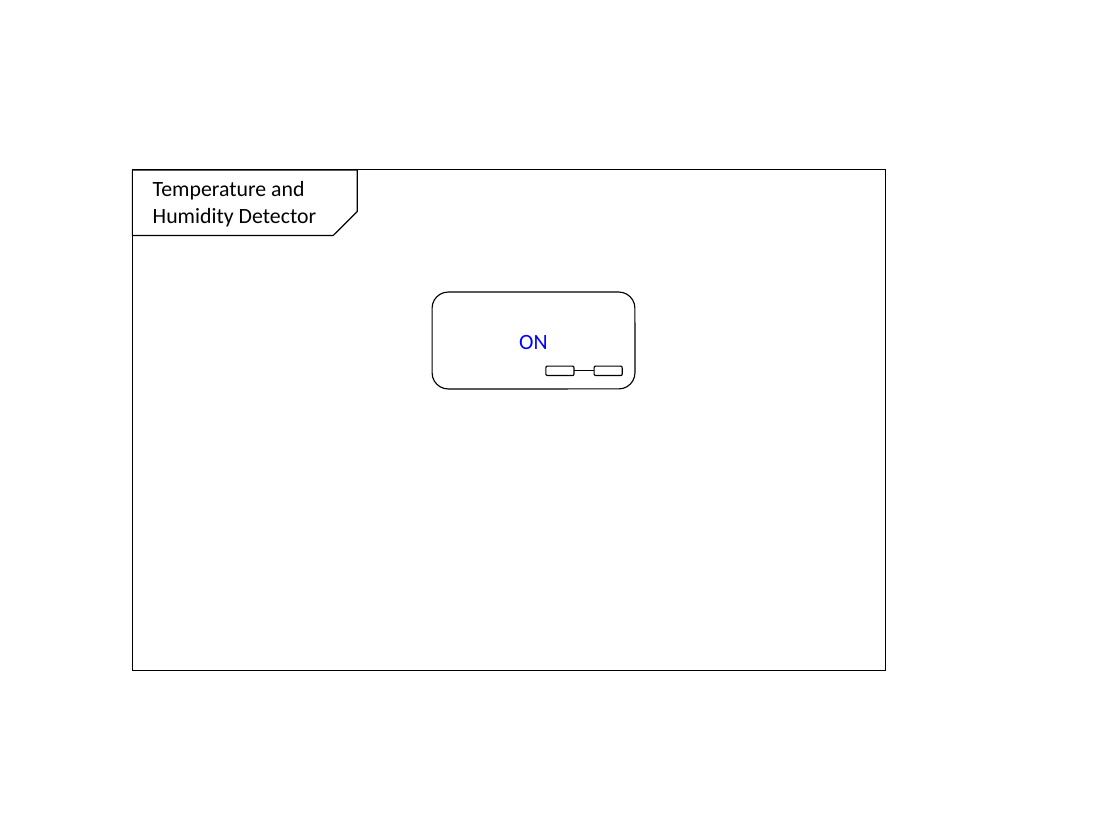
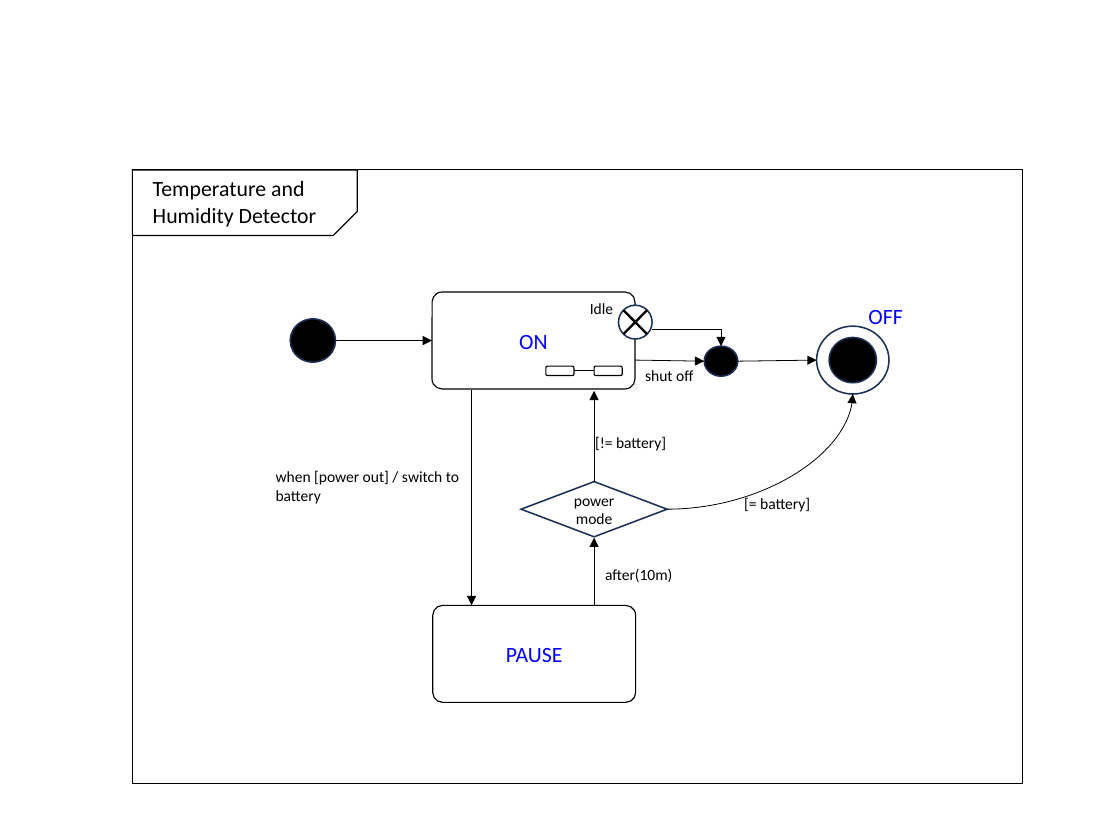
Before and after one commit to NathanGrenier/SOEN-331, a slide deck: slide 1 of Assignment3/Patel-Grenier.pptx. Drawn at 1120x840 pixels with LibreOffice and Linux fonts; fonts in the diff are those of the drawing. Boxes give left, top, right and bottom in pixels: in the first picture for what was removed or moved away, otherwise in the second. Text is boxed around its words. In the diff, an @@ line names an element or a change of style, - is before the commit and + after.

```diff
--- a/Assignment3/Patel-Grenier.pptx
+++ b/Assignment3/Patel-Grenier.pptx
@@ rectangle: place and size @@
-rectangle at [132, 169, 886, 670]
+rectangle at [132, 169, 1023, 784]
@@ rounded rectangle "ON" at [432, 292, 635, 390]: proportions changed @@
@@ ellipse added at [290, 319, 336, 363], fill #000000, outline #1E3256 1 pt @@
@@ text added at [590, 303, 613, 314], 10 pt, text #000000 @@
+Idle
@@ ellipse added at [618, 306, 652, 339], fill #FFFFFF, outline #1E3256 1 pt @@
@@ line added from (624, 334) to (647, 310), #000000 1.5 pt @@
@@ line added from (624, 310) to (647, 334), #000000 1.5 pt @@
@@ elbow arrow added from (652, 329) to (721, 346), #000000 0.5 pt @@
@@ ellipse added at [816, 326, 889, 394], outline #1E3256 1 pt @@
@@ text added at [868, 310, 902, 330], 14 pt, text #0000FF @@
+OFF
@@ curved arrow added from (336, 340) to (432, 340), #000000 0.5 pt @@
@@ ellipse added at [704, 346, 738, 376], fill #000000, outline #1E3256 1 pt @@
@@ ellipse added at [829, 337, 876, 382], fill #000000, outline #1E3256 1 pt @@
@@ arrow added from (635, 361) to (704, 362), #000000 0.5 pt @@
@@ text added at [645, 370, 693, 381], 10 pt, text #000000 @@
+shut off
@@ arrow added from (738, 362) to (816, 361), #000000 0.5 pt @@
@@ arrow added from (472, 390) to (472, 605), #000000 0.5 pt @@
@@ arrow added from (594, 482) to (594, 391), #000000 0.5 pt @@
@@ curved arrow added from (668, 510) to (852, 394), #000000 0.5 pt @@
@@ text added at [616, 436, 666, 451], 10 pt, text #000000 @@
+[!= battery]
@@ text added at [276, 470, 459, 504], 10 pt, text #000000 @@
+when [power out] / switch to battery
@@ diamond added at [521, 482, 666, 536], outline #1E3256 1 pt, 10 pt, text #000000 @@
+power mode
@@ text added at [760, 497, 810, 512], 10 pt, text #000000 @@
+[= battery]
@@ arrow added from (594, 606) to (594, 538), #000000 0.5 pt @@
@@ text added at [605, 569, 672, 582], 10 pt, text #000000 @@
+after(10m)
@@ rounded rectangle added at [432, 606, 635, 703], outline #000000 0.75 pt, 14 pt, text #0000FF @@
+PAUSE
```
Also in this commit, not shown: 3 other slides changed, 2 slides added, 2 slides removed, 1 other file.
